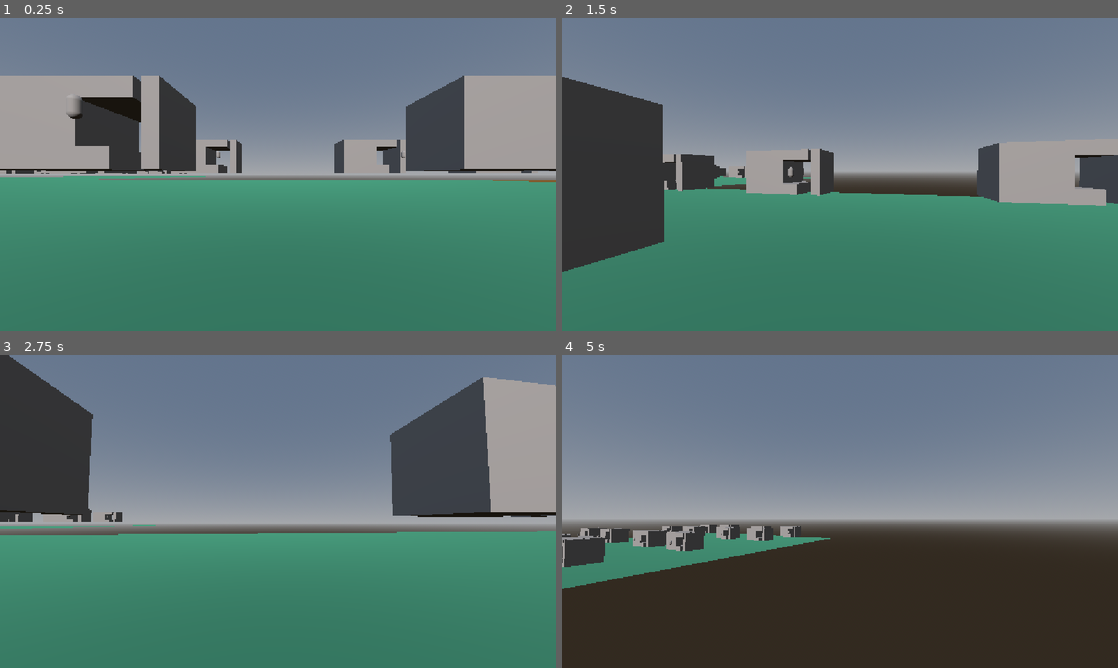
Above: before the commit, frames 1-4 (two rows, left to right).
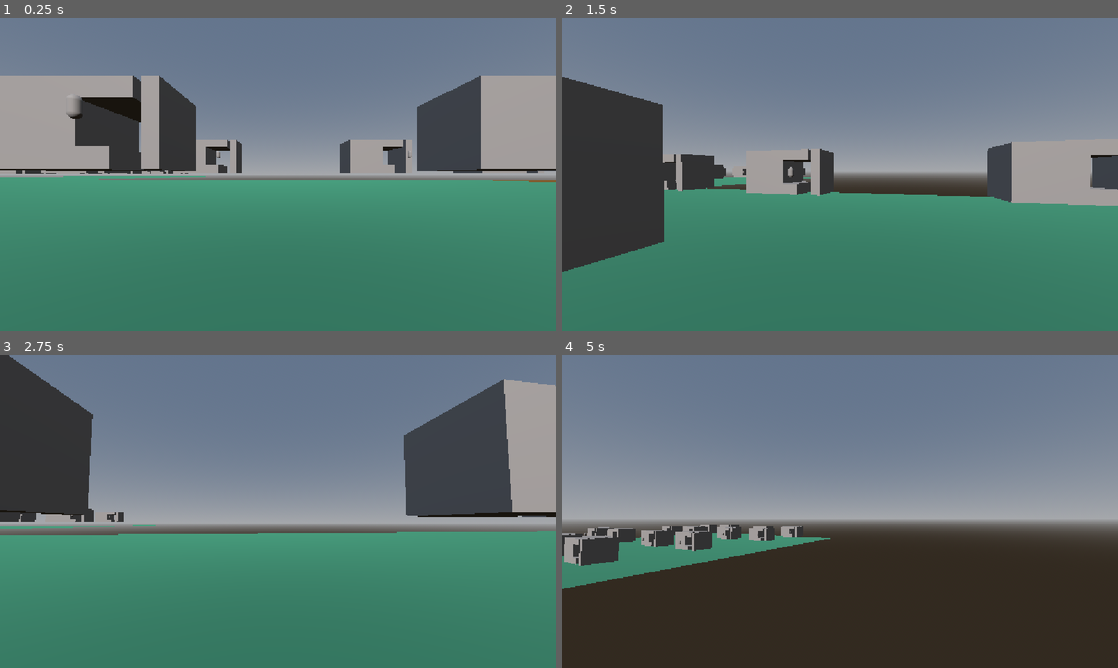
Above: after the commit, the same moments.

Repository: StevenChurchill671/GodotMedieval
Game: Godot game, scene res://root.tscn
The game is run twice, just before and just after one commit, with the same random seed, the same clock (stepped at 60 frames per second) and the same inputs.
Inputs (mouse positions are in pixels of both pictures, inside the frame that each line leads up to):
- Up to frame 1 (0.25 s): no input
- Up to frame 2 (1.5 s): tap Enter at 0.5 s; move the mouse to (867, 174) at 0.52 s; hold C (crouch) 0.53-1.28 s; hold W (up) from 0.53 s (still down); tap Space (jump) at 0.77 s; move the mouse to (812, 174) at 1.27 s; tap C (crouch) at 1.35 s
- Up to frame 3 (2.75 s): keep holding W (up); tap Space (jump) at 1.52 s; move the mouse to (289, 505) at 2.02 s; hold C (crouch) from 2.03 s (still down)
- Up to frame 4 (5 s): keep holding W (up); move the mouse to (834, 517) at 2.77 s; release C (crouch) at 2.78 s; tap C (crouch) at 2.85, 4.35 s; tap Space (jump) at 3.02, 3.77, 4.52 s; move the mouse to (878, 514) at 3.52 s; hold C (crouch) 3.53-4.28 s; move the mouse to (795, 508) at 4.27 s

The runs differ from the first frame. In frame 1, 2.1% of the frame differs, in the area x 1-100%, y 18-50%; in frame 2, 1.2%; in frame 3, 3.0%, in the area x 1-100%, y 7-54%; in frame 4, 1.2%.

Commit message:
Add files via upload
unstable ver, i attempt to make start map configurable but it doesnt work

Diff:
--- a/politicalweight/Areas/inithousearea.gd
+++ b/politicalweight/Areas/inithousearea.gd
@@ -10,3 +10,8 @@
 		add_child(newStructure)
 	else:
 		add_child(newStructure)
+func activateArea():
+	isActive = true
+
+func deActivateArea():
+	isActive = false
--- a/politicalweight/Areas/initousingloc.tscn
+++ b/politicalweight/Areas/initousingloc.tscn
@@ -38,37 +38,37 @@
 transform = Transform3D(0.5, 0, 0, 0, 0.5, 0, 0, 0, 0.5, -4, 1.25, -10)
 
 [node name="inithousearea5" parent="." unique_id=1892905652 instance=ExtResource("2_gcdfv")]
-transform = Transform3D(0.5, 0, 0, 0, 0.5, 0, 0, 0, 0.5, -10, 1.25, 4.58409)
+transform = Transform3D(0.5, 0, 0, 0, 0.5, 0, 0, 0, 0.5, -10, 1.25, 4)
 
 [node name="inithousearea6" parent="." unique_id=994085761 instance=ExtResource("2_gcdfv")]
-transform = Transform3D(0.5, 0, 0, 0, 0.5, 0, 0, 0, 0.5, -10, 1.25, 10.58409)
+transform = Transform3D(0.5, 0, 0, 0, 0.5, 0, 0, 0, 0.5, -10, 1.25, 10)
 
 [node name="inithousearea7" parent="." unique_id=1153171205 instance=ExtResource("2_gcdfv")]
-transform = Transform3D(0.5, 0, 0, 0, 0.5, 0, 0, 0, 0.5, -4, 1.25, 10.58409)
+transform = Transform3D(0.5, 0, 0, 0, 0.5, 0, 0, 0, 0.5, -4, 1.25, 10)
 
 [node name="inithousearea8" parent="." unique_id=2061431522 instance=ExtResource("2_gcdfv")]
-transform = Transform3D(0.5, 0, 0, 0, 0.5, 0, 0, 0, 0.5, -4, 1.25, 4.58409)
+transform = Transform3D(0.5, 0, 0, 0, 0.5, 0, 0, 0, 0.5, -4, 1.25, 4)
 
 [node name="inithousearea9" parent="." unique_id=1141618550 instance=ExtResource("2_gcdfv")]
-transform = Transform3D(0.5, 0, 0, 0, 0.5, 0, 0, 0, 0.5, 3.7274723, 1.25, -10)
+transform = Transform3D(0.5, 0, 0, 0, 0.5, 0, 0, 0, 0.5, 4, 1.25, -10)
 
 [node name="inithousearea10" parent="." unique_id=456025061 instance=ExtResource("2_gcdfv")]
-transform = Transform3D(0.5, 0, 0, 0, 0.5, 0, 0, 0, 0.5, 3.7274723, 1.25, -4)
+transform = Transform3D(0.5, 0, 0, 0, 0.5, 0, 0, 0, 0.5, 4, 1.25, -4)
 
 [node name="inithousearea11" parent="." unique_id=541024261 instance=ExtResource("2_gcdfv")]
-transform = Transform3D(0.5, 0, 0, 0, 0.5, 0, 0, 0, 0.5, 9.727472, 1.25, -4)
+transform = Transform3D(0.5, 0, 0, 0, 0.5, 0, 0, 0, 0.5, 10, 1.25, -4)
 
 [node name="inithousearea12" parent="." unique_id=1618703890 instance=ExtResource("2_gcdfv")]
-transform = Transform3D(0.5, 0, 0, 0, 0.5, 0, 0, 0, 0.5, 9.727472, 1.25, -10)
+transform = Transform3D(0.5, 0, 0, 0, 0.5, 0, 0, 0, 0.5, 10, 1.25, -10)
 
 [node name="inithousearea13" parent="." unique_id=1094842199 instance=ExtResource("2_gcdfv")]
-transform = Transform3D(0.5, 0, 0, 0, 0.5, 0, 0, 0, 0.5, 3.7274723, 1.25, 4.5183277)
+transform = Transform3D(0.5, 0, 0, 0, 0.5, 0, 0, 0, 0.5, 4, 1.25, 4)
 
 [node name="inithousearea14" parent="." unique_id=141746350 instance=ExtResource("2_gcdfv")]
-transform = Transform3D(0.5, 0, 0, 0, 0.5, 0, 0, 0, 0.5, 3.7274723, 1.25, 10.518328)
+transform = Transform3D(0.5, 0, 0, 0, 0.5, 0, 0, 0, 0.5, 4, 1.25, 10)
 
 [node name="inithousearea15" parent="." unique_id=1567851832 instance=ExtResource("2_gcdfv")]
-transform = Transform3D(0.5, 0, 0, 0, 0.5, 0, 0, 0, 0.5, 9.727472, 1.25, 10.518328)
+transform = Transform3D(0.5, 0, 0, 0, 0.5, 0, 0, 0, 0.5, 10, 1.25, 10)
 
 [node name="inithousearea16" parent="." unique_id=710590935 instance=ExtResource("2_gcdfv")]
-transform = Transform3D(0.5, 0, 0, 0, 0.5, 0, 0, 0, 0.5, 9.727472, 1.25, 4.5183277)
+transform = Transform3D(0.5, 0, 0, 0, 0.5, 0, 0, 0, 0.5, 10, 1.25, 4)
--- a/politicalweight/field_area.gd
+++ b/politicalweight/field_area.gd
@@ -18,3 +18,9 @@
 		add_child(newStructure)
 	else:
 		add_child(newStructure)
+
+func activateArea():
+	isActive = true
+
+func deActivateArea():
+	isActive = false
--- a/politicalweight/field_one.tscn
+++ b/politicalweight/field_one.tscn
@@ -28,106 +28,108 @@
 shape = SubResource("ConvexPolygonShape3D_ry13d")
 
 [node name="inithousearea" parent="." unique_id=1893808890 instance=ExtResource("1_43gsj")]
-transform = Transform3D(1, 0, 0, 0, 1, 0, 0, 0, 1, -45.25238, 2.5, -19.710213)
+transform = Transform3D(1, 0, 0, 0, 1, 0, 0, 0, 1, -50, 2.5, -20)
 
 [node name="inithousearea2" parent="." unique_id=735231499 instance=ExtResource("1_43gsj")]
-transform = Transform3D(1, 0, 0, 0, 1, 0, 0, 0, 1, -32.714355, 2.5, -20.19896)
+transform = Transform3D(1, 0, 0, 0, 1, 0, 0, 0, 1, -38, 2.5, -20)
 
 [node name="inithousearea3" parent="." unique_id=304559530 instance=ExtResource("1_43gsj")]
-transform = Transform3D(1, 0, 0, 0, 1, 0, 0, 0, 1, -20.24259, 2.5, -20.399244)
+transform = Transform3D(1, 0, 0, 0, 1, 0, 0, 0, 1, -22, 2.5, -20)
 
 [node name="inithousearea4" parent="." unique_id=1831353721 instance=ExtResource("1_43gsj")]
-transform = Transform3D(1, 0, 0, 0, 1, 0, 0, 0, 1, -8.786546, 2.5000038, -20.322525)
+transform = Transform3D(1, 0, 0, 0, 1, 0, 0, 0, 1, -10, 2.5, -20)
 
 [node name="fieldArea" parent="." unique_id=1855100109 instance=ExtResource("2_mcvmn")]
 transform = Transform3D(-4.371139e-08, 0, 1, 0, 1, 0, -1, 0, -4.371139e-08, -25.979, 2, -12.851)
+visible = false
 
 [node name="inithousearea5" parent="." unique_id=2046400611 instance=ExtResource("1_43gsj")]
-transform = Transform3D(1, 0, 0, 0, 1, 0, 0, 0, 1, -9.1214485, 2.5, -9.734786)
+transform = Transform3D(1, 0, 0, 0, 1, 0, 0, 0, 1, -10, 2.5, -8)
 
 [node name="inithousearea6" parent="." unique_id=1804498018 instance=ExtResource("1_43gsj")]
-transform = Transform3D(1, 0, 0, 0, 1, 0, 0, 0, 1, -21.12267, 2.5000038, -9.569569)
+transform = Transform3D(1, 0, 0, 0, 1, 0, 0, 0, 1, -22, 2.5, -8)
 
 [node name="inithousearea7" parent="." unique_id=175562214 instance=ExtResource("1_43gsj")]
-transform = Transform3D(1, 0, 0, 0, 1, 0, 0, 0, 1, -32.99262, 2.5000038, -9.965052)
+transform = Transform3D(1, 0, 0, 0, 1, 0, 0, 0, 1, -38, 2.5, -8)
 
 [node name="inithousearea8" parent="." unique_id=354507041 instance=ExtResource("1_43gsj")]
-transform = Transform3D(1, 0, 0, 0, 1, 0, 0, 0, 1, -45.06527, 2.5000038, -9.665897)
+transform = Transform3D(1, 0, 0, 0, 1, 0, 0, 0, 1, -50, 2.5, -8)
 
 [node name="inithousearea9" parent="." unique_id=525965906 instance=ExtResource("1_43gsj")]
-transform = Transform3D(1, 0, 0, 0, 1, 0, 0, 0, 1, -49.389065, 2.5, 9.335844)
+transform = Transform3D(1, 0, 0, 0, 1, 0, 0, 0, 1, -50, 2.5, 8)
 
 [node name="inithousearea10" parent="." unique_id=1287032634 instance=ExtResource("1_43gsj")]
-transform = Transform3D(1, 0, 0, 0, 1, 0, 0, 0, 1, -36.85104, 2.5, 9.417564)
+transform = Transform3D(1, 0, 0, 0, 1, 0, 0, 0, 1, -38, 2.5, 8)
 
 [node name="inithousearea11" parent="." unique_id=355589358 instance=ExtResource("1_43gsj")]
-transform = Transform3D(1, 0, 0, 0, 1, 0, 0, 0, 1, -24.379274, 2.5, 9.217279)
+transform = Transform3D(1, 0, 0, 0, 1, 0, 0, 0, 1, -22, 2.5, 8)
 
 [node name="inithousearea12" parent="." unique_id=1808473893 instance=ExtResource("1_43gsj")]
-transform = Transform3D(1, 0, 0, 0, 1, 0, 0, 0, 1, -12.92323, 2.5000038, 9.293999)
+transform = Transform3D(1, 0, 0, 0, 1, 0, 0, 0, 1, -10, 2.5, 8)
 
 [node name="inithousearea13" parent="." unique_id=382431031 instance=ExtResource("1_43gsj")]
-transform = Transform3D(1, 0, 0, 0, 1, 0, 0, 0, 1, -13.258133, 2.5, 21.274212)
+transform = Transform3D(1, 0, 0, 0, 1, 0, 0, 0, 1, -10, 2.5, 18)
 
 [node name="inithousearea14" parent="." unique_id=1436226159 instance=ExtResource("1_43gsj")]
-transform = Transform3D(1, 0, 0, 0, 1, 0, 0, 0, 1, -25.259354, 2.5000038, 21.43943)
+transform = Transform3D(1, 0, 0, 0, 1, 0, 0, 0, 1, -22, 2.5, 18)
 
 [node name="inithousearea15" parent="." unique_id=1198258881 instance=ExtResource("1_43gsj")]
-transform = Transform3D(1, 0, 0, 0, 1, 0, 0, 0, 1, -37.129303, 2.5000038, 21.043947)
+transform = Transform3D(1, 0, 0, 0, 1, 0, 0, 0, 1, -38, 2.5, 18)
 
 [node name="inithousearea16" parent="." unique_id=1356020364 instance=ExtResource("1_43gsj")]
-transform = Transform3D(1, 0, 0, 0, 1, 0, 0, 0, 1, -49.201954, 2.5000038, 21.343102)
+transform = Transform3D(1, 0, 0, 0, 1, 0, 0, 0, 1, -50, 2.5, 18)
 
 [node name="inithousearea17" parent="." unique_id=1746080237 instance=ExtResource("1_43gsj")]
-transform = Transform3D(1, 0, 0, 0, 1, 0, 0, 0, 1, 6.692276, 2.5, 8.053535)
+transform = Transform3D(1, 0, 0, 0, 1, 0, 0, 0, 1, 8, 2.5, 8)
 
 [node name="inithousearea18" parent="." unique_id=287131794 instance=ExtResource("1_43gsj")]
-transform = Transform3D(1, 0, 0, 0, 1, 0, 0, 0, 1, 19.2303, 2.5, 7.564789)
+transform = Transform3D(1, 0, 0, 0, 1, 0, 0, 0, 1, 20, 2.5, 8)
 
 [node name="inithousearea19" parent="." unique_id=1172075853 instance=ExtResource("1_43gsj")]
-transform = Transform3D(1, 0, 0, 0, 1, 0, 0, 0, 1, 31.702066, 2.5, 7.364504)
+transform = Transform3D(1, 0, 0, 0, 1, 0, 0, 0, 1, 38, 2.5, 8)
 
 [node name="inithousearea20" parent="." unique_id=547623921 instance=ExtResource("1_43gsj")]
-transform = Transform3D(1, 0, 0, 0, 1, 0, 0, 0, 1, 43.15811, 2.5000038, 7.441223)
+transform = Transform3D(1, 0, 0, 0, 1, 0, 0, 0, 1, 50, 2.5000038, 8)
 
 [node name="inithousearea21" parent="." unique_id=2135803549 instance=ExtResource("1_43gsj")]
-transform = Transform3D(1, 0, 0, 0, 1, 0, 0, 0, 1, 42.823208, 2.5, 18.028961)
+transform = Transform3D(1, 0, 0, 0, 1, 0, 0, 0, 1, 50, 2.5, 18.029)
 
 [node name="inithousearea22" parent="." unique_id=260365246 instance=ExtResource("1_43gsj")]
-transform = Transform3D(1, 0, 0, 0, 1, 0, 0, 0, 1, 30.821987, 2.5000038, 18.19418)
+transform = Transform3D(1, 0, 0, 0, 1, 0, 0, 0, 1, 38, 2.5000038, 18.19418)
 
 [node name="inithousearea23" parent="." unique_id=1489178040 instance=ExtResource("1_43gsj")]
-transform = Transform3D(1, 0, 0, 0, 1, 0, 0, 0, 1, 18.952038, 2.5000038, 17.798697)
+transform = Transform3D(1, 0, 0, 0, 1, 0, 0, 0, 1, 20, 2.5, 17.799)
 
 [node name="inithousearea24" parent="." unique_id=2130872859 instance=ExtResource("1_43gsj")]
-transform = Transform3D(1, 0, 0, 0, 1, 0, 0, 0, 1, 6.879387, 2.5000038, 18.09785)
+transform = Transform3D(1, 0, 0, 0, 1, 0, 0, 0, 1, 8, 2.5000038, 18.09785)
 
 [node name="inithousearea25" parent="." unique_id=1866836294 instance=ExtResource("1_43gsj")]
-transform = Transform3D(1, 0, 0, 0, 1, 0, 0, 0, 1, 6.692276, 2.5, -17.970688)
+transform = Transform3D(1, 0, 0, 0, 1, 0, 0, 0, 1, 8, 2.5, -20)
 
 [node name="inithousearea26" parent="." unique_id=1029782917 instance=ExtResource("1_43gsj")]
-transform = Transform3D(1, 0, 0, 0, 1, 0, 0, 0, 1, 19.2303, 2.5, -18.459435)
+transform = Transform3D(1, 0, 0, 0, 1, 0, 0, 0, 1, 20, 2.5, -20)
 
 [node name="inithousearea27" parent="." unique_id=1341756494 instance=ExtResource("1_43gsj")]
-transform = Transform3D(1, 0, 0, 0, 1, 0, 0, 0, 1, 31.702066, 2.5, -18.65972)
+transform = Transform3D(1, 0, 0, 0, 1, 0, 0, 0, 1, 38, 2.5, -20)
 
 [node name="inithousearea28" parent="." unique_id=1544806025 instance=ExtResource("1_43gsj")]
-transform = Transform3D(1, 0, 0, 0, 1, 0, 0, 0, 1, 43.15811, 2.5000038, -18.583)
+transform = Transform3D(1, 0, 0, 0, 1, 0, 0, 0, 1, 50, 2.5000038, -20)
 
 [node name="inithousearea29" parent="." unique_id=1129014897 instance=ExtResource("1_43gsj")]
-transform = Transform3D(1, 0, 0, 0, 1, 0, 0, 0, 1, 42.823208, 2.5, -7.995262)
+transform = Transform3D(1, 0, 0, 0, 1, 0, 0, 0, 1, 50, 2.5, -8)
 
 [node name="inithousearea30" parent="." unique_id=674953122 instance=ExtResource("1_43gsj")]
-transform = Transform3D(1, 0, 0, 0, 1, 0, 0, 0, 1, 30.821987, 2.5000038, -7.830044)
+transform = Transform3D(1, 0, 0, 0, 1, 0, 0, 0, 1, 38, 2.5000038, -8)
 
 [node name="inithousearea31" parent="." unique_id=1673556295 instance=ExtResource("1_43gsj")]
-transform = Transform3D(1, 0, 0, 0, 1, 0, 0, 0, 1, 18.952038, 2.5000038, -8.225527)
+transform = Transform3D(1, 0, 0, 0, 1, 0, 0, 0, 1, 20, 2.5, -8)
 
 [node name="inithousearea32" parent="." unique_id=48856135 instance=ExtResource("1_43gsj")]
-transform = Transform3D(1, 0, 0, 0, 1, 0, 0, 0, 1, 6.879387, 2.5000038, -7.9263725)
+transform = Transform3D(1, 0, 0, 0, 1, 0, 0, 0, 1, 8, 2.5, -8)
 
 [node name="fieldArea2" parent="." unique_id=1373550262 instance=ExtResource("2_mcvmn")]
 transform = Transform3D(-4.371139e-08, 0, 1, 0, 1, 0, -1, 0, -4.371139e-08, 27.631, 2, -12.182)
+visible = false
 
 [node name="fieldArea3" parent="." unique_id=456606633 instance=ExtResource("2_mcvmn")]
 transform = Transform3D(-4.371139e-08, 0, 1, 0, 1, 0, -1, 0, -4.371139e-08, 27.763, 2, 12.854)
--- /dev/null
+++ b/politicalweight/grass_field.tscn
@@ -0,0 +1,13 @@
+[gd_scene format=3 uid="uid://e2jiqht5ttx0"]
+
+[sub_resource type="StandardMaterial3D" id="StandardMaterial3D_yf5fn"]
+albedo_color = Color(0.1603773, 0.3372076, 0.16037017, 1)
+
+[sub_resource type="BoxMesh" id="BoxMesh_g4v7s"]
+material = SubResource("StandardMaterial3D_yf5fn")
+size = Vector3(1, 0.33984375, 1)
+
+[node name="grassField" type="Node3D" unique_id=229895769]
+
+[node name="MeshInstance3D" type="MeshInstance3D" parent="." unique_id=1251941183]
+mesh = SubResource("BoxMesh_g4v7s")
--- a/politicalweight/initialisers/houseinitialiser.gd
+++ b/politicalweight/initialisers/houseinitialiser.gd
@@ -1,22 +1,38 @@
 extends Node
 ## Preloads houseOne.
 var houseOne : PackedScene = preload("res://housing/houseone.tscn")
+var grassField : PackedScene = preload("res://grass_field.tscn")
 ##
-var sheepField
+var arrayConfig = [4,5,6,7,8,9,10,11]
 func startMap(location):
 	for houseArea in location.passHousingAreas():
 		houseArea.get_child(0).hide()
 		var theHouse = houseOne.instantiate()
 		houseArea.replaceStructure(theHouse)
 		testVillager(theHouse)
-
-
+## arraycontainingnumbersrepresentinghousestohide/deactivate.
+func startMapWithConfig(location, arrayContainingNumbers):
+	var numberOfHouse = 0
+	for houseArea in location.passHousingAreas():
+		houseArea.get_child(0).hide()
+		if arrayContainingNumbers.has(numberOfHouse):
+			numberOfHouse +=1
+		else:
+			numberOfHouse +=1
+			houseArea.activateArea()
+			if houseArea.size == 1:
+				var theHouse = houseOne.instantiate()
+				houseArea.replaceStructure(theHouse)
+				testVillager(theHouse)
+			if houseArea.size == 8:
+				var theHouse = grassField.instantiate()
+				houseArea.replaceStructure(theHouse)
 
 ## Iterates through [param locationList] to extract locations
 ## then runs [method StartMap] to put housing in each location.
 func forEachLocationIn(locationList):
 	for location in locationList:
-		startMap(location)
+		startMapWithConfig(location, arrayConfig)
 
 
 var personScene : PackedScene = preload("res://person.tscn")
--- a/politicalweight/setup.gd
+++ b/politicalweight/setup.gd
@@ -1,6 +1,9 @@
 class_name setup
 extends CanvasLayer
 
+##eventually intended to print a set of map
+##config data that i can use to replicate
+## a design i like for map creation.
 func printSpecsForConfig():
 	print("config specs")
 
@@ -40,9 +43,10 @@
 			add_child(rect)
 			if house.size == 1:
 				rect.color = Color(0.769, 0.113, 0.51, 1.0)
+				rect.set_size(Vector2(25,25))
 			if house.size == 8:
 				rect.color = Color(0.0, 0.357, 0.0, 1.0)
-			rect.set_position(Vector2(house.position.x,house.position.z)*translateAmount)
-			rect.set_size(Vector2(25,25))
+				rect.set_size(Vector2(0,0))
+			rect.set_position(Vector2(house.global_position.x,house.global_position.z)*translateAmount)
+			#rect.set_size(Vector2(25,25))
 			listOfAreaRects.append(rect)
-			print("rect")
--- a/politicalweight/test_scene.tscn
+++ b/politicalweight/test_scene.tscn
@@ -9,4 +9,4 @@
 transform = Transform3D(2, 0, 0, 0, 2, 0, 0, 0, 2, 0.37603486, 0, 0.543736)
 
 [node name="fieldOne" parent="." unique_id=176177761 instance=ExtResource("2_sasra")]
-transform = Transform3D(1, 0, 0, 0, 1, 0, 0, 0, 1, 85.76277, 0, 0.32718563)
+transform = Transform3D(1, 0, 0, 0, 1, 0, 0, 0, 1, 29.989002, 0, 58.567287)
